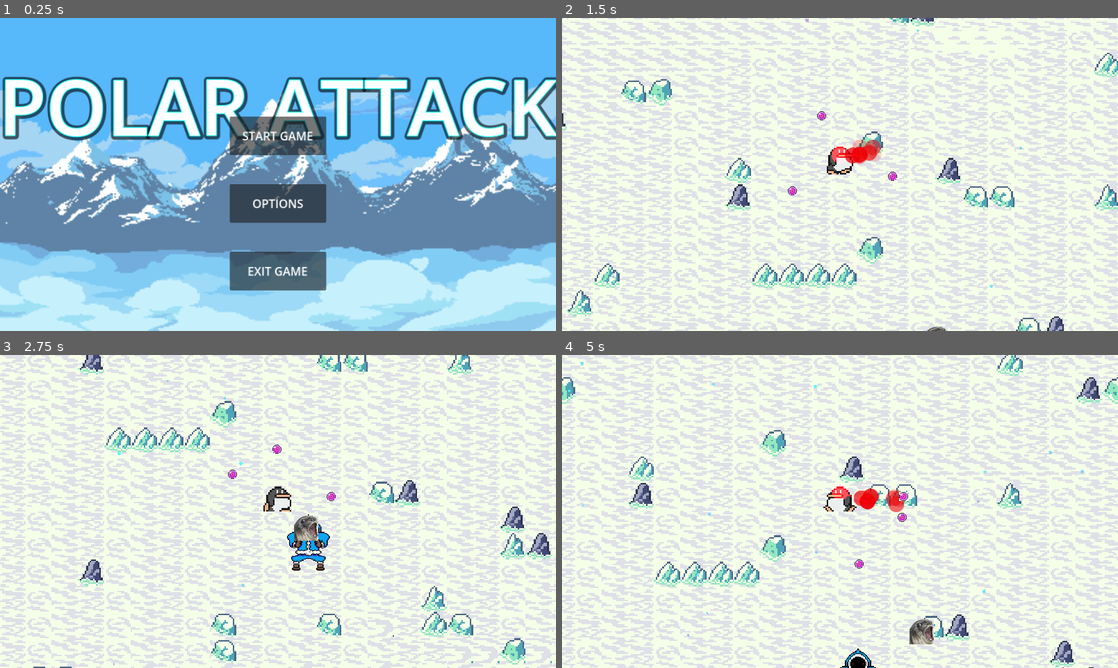
Above: before the commit, frames 1-4 (two rows, left to right).
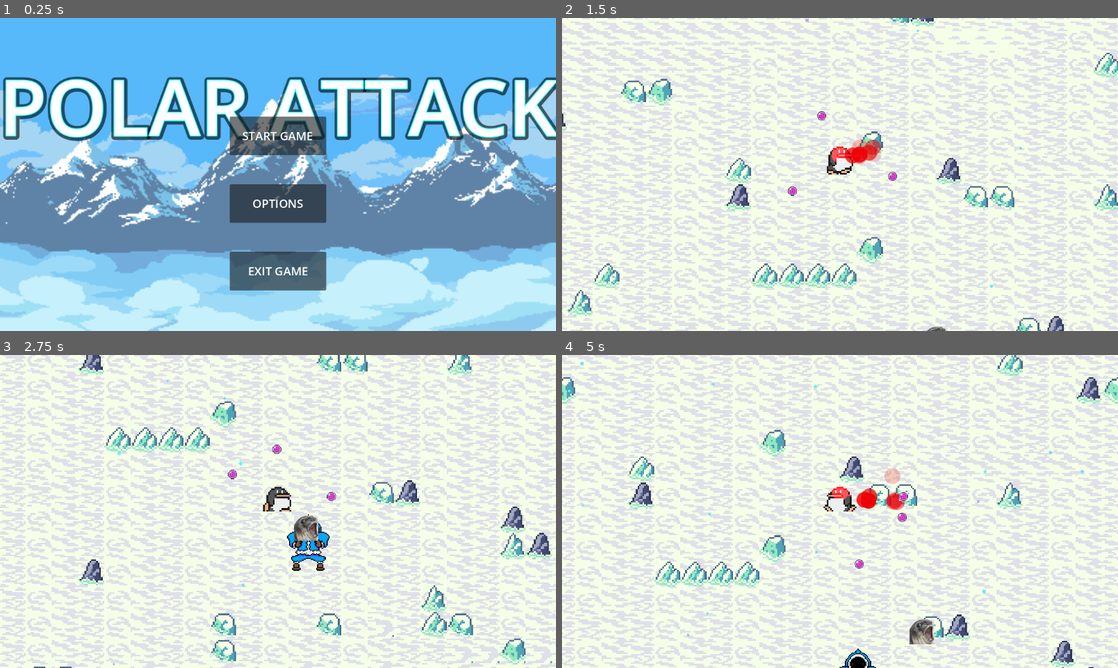
Above: after the commit, the same moments.

Repository: fossaplex/PolarAttack
Game: Godot game, scene res://Scenes/MainMenu/main_menu.tscn
Two runs of this game, one before a commit and one after it. Both use one fixed random seed, a clock stepped at 60 frames per second and the inputs below.
Inputs (mouse positions are in pixels of both pictures, inside the frame that each line leads up to):
- Up to frame 1 (0.25 s): no input
- Up to frame 2 (1.5 s): click "START GAME" at 0.5 s; tap Enter at 1.25 s; move the mouse to (962, 158) at 1.27 s; press the mouse at (962, 158) at 1.28 s; hold D (move_right) from 1.28 s (still down)
- Up to frame 3 (2.75 s): move the mouse to (166, 527) at 2.02 s; release D (move_right) at 2.03 s; release the mouse at (166, 527) at 2.03 s; hold S (move_down) from 2.03 s (still down); right-click (166, 527) at 2.1 s
- Up to frame 4 (5 s): move the mouse to (895, 442) at 2.77 s; release S (move_down) at 2.78 s; press the mouse at (895, 442) at 2.78 s; hold D (move_right) 2.78-3.53 s; move the mouse to (812, 574) at 3.52 s; release the mouse at (812, 574) at 3.53 s; hold W (move_up) 3.53-4.28 s; right-click (812, 574) at 3.6 s; click (812, 574) at 3.67 s; move the mouse to (1006, 558) at 4.27 s; press the mouse at (1006, 558) at 4.28 s; hold A (move_left) from 4.28 s (still down)

The runs differ from the first frame. In frame 1, 4.1% of the frame differs, in the area x 0-100%, y 18-83%; in frame 2, 1.8%; in frame 3, 2.1%; in frame 4, 2.1%.

Commit message:
Configured Menu Data to load on launch

Diff:
--- a/Scenes/OptionsMenu/AccessibilitySettings/subtitles_toggle_button.gd
+++ b/Scenes/OptionsMenu/AccessibilitySettings/subtitles_toggle_button.gd
@@ -6,6 +6,11 @@
 
 func _ready():
 	check_button.toggled.connect(on_subtitles_toggled)
+	load_data()
+
+func load_data() -> void:
+	check_button.button_pressed = SettingsDataContainer.get_subtitles_toggled()
+	on_subtitles_toggled(SettingsDataContainer.get_subtitles_toggled())
 
 func set_label_text(button_pressed: bool) -> void:
 	if button_pressed:
@@ -15,4 +20,4 @@
 
 func on_subtitles_toggled(button_pressed: bool) -> void:
 	set_label_text(button_pressed)
-	SettingsSignalBus.emit_on_subtitles_toggled(button_pressed)
+	SettingsSignalBus.emit_set_subtitles_toggled(button_pressed)
--- a/Scenes/OptionsMenu/AudioSettings/audio_slider_settings.gd
+++ b/Scenes/OptionsMenu/AudioSettings/audio_slider_settings.gd
@@ -11,8 +11,21 @@
 func _ready():
 	h_slider.value_changed.connect(on_value_changed)
 	get_bus_name_by_index()
+	load_data()
 	set_name_label_text()
 	set_slider_value()
+
+func load_data() -> void:
+	match bus_name:
+		"Master":
+			on_value_changed(SettingsDataContainer.get_master_sound())
+		"Music":
+			on_value_changed(SettingsDataContainer.get_music_sound())
+		"SFX":
+			on_value_changed(SettingsDataContainer.get_sfx_sound())
+		"Ambient":
+			on_value_changed(SettingsDataContainer.get_ambient_sound())
+
 
 func set_name_label_text() -> void:
 	audio_name_label.text = str(bus_name) + " Volume"
@@ -31,14 +44,12 @@
 func on_value_changed(value: float) -> void:
 	AudioServer.set_bus_volume_db(bus_index, linear_to_db(value))
 	set_audio_number_label_text()
-	print("Hit on_value_changed")
-	print(bus_index)
 	match bus_index:
 		0:
-			SettingsSignalBus.emit_on_master_sound_set(value)
+			SettingsSignalBus.emit_set_master_sound_set(value)
 		1:
-			SettingsSignalBus.emit_on_music_sound_set(value)
+			SettingsSignalBus.emit_set_music_sound_set(value)
 		2:
-			SettingsSignalBus.emit_on_sfx_sound_set(value)
+			SettingsSignalBus.emit_set_sfx_sound_set(value)
 		3:
-			SettingsSignalBus.emit_on_ambient_sound_set(value)
+			SettingsSignalBus.emit_set_ambient_sound_set(value)
--- a/Scenes/OptionsMenu/GraphicsSettings/ResolutionSettings/resolution_mode_button.gd
+++ b/Scenes/OptionsMenu/GraphicsSettings/ResolutionSettings/resolution_mode_button.gd
@@ -9,9 +9,13 @@
 }
 
 func _ready():
+	option_button.item_selected.connect(on_resolution_selected)
 	add_resolution_items()
-	option_button.item_selected.connect(on_resolution_selected)
+	load_data()
 
+func load_data() -> void:
+	on_resolution_selected(SettingsDataContainer.get_resolution_index())
+	option_button.select(SettingsDataContainer.get_resolution_index())
 func add_resolution_items() -> void:
 	for resolution_size_text in RESOLUTION_DICTIONARY:
 		option_button.add_item(resolution_size_text)
@@ -22,6 +26,6 @@
 	get_window().set_position(center_screen - window_size/2)
 
 func on_resolution_selected(index : int) -> void:
-	SettingsSignalBus.emit_on_resolution_selection_toggled(index)
+	SettingsSignalBus.emit_set_resolution_selection_toggled(index)
 	DisplayServer.window_set_size(RESOLUTION_DICTIONARY.values()[index])
 	center_window()
--- a/Scenes/OptionsMenu/GraphicsSettings/window_mode_button.gd
+++ b/Scenes/OptionsMenu/GraphicsSettings/window_mode_button.gd
@@ -13,7 +13,11 @@
 	add_window_mode_items()
 	select_current_window_mode()
 	option_button.item_selected.connect(on_window_mode_selected)
+	load_data()
 
+func load_data() -> void:
+	on_window_mode_selected(SettingsDataContainer.get_window_mode_index())
+	option_button.select(SettingsDataContainer.get_window_mode_index())
 
 func select_current_window_mode() -> void:
 	var mode = DisplayServer.window_get_mode()
@@ -37,7 +41,7 @@
 		option_button.add_item(window_mode)
 
 func on_window_mode_selected(index : int) -> void:
-	SettingsSignalBus.emit_on_window_mode_toggled(index)
+	SettingsSignalBus.emit_set_window_mode_toggled(index)
 	match index:
 		0: #Full Screen
 			DisplayServer.window_set_mode(DisplayServer.WINDOW_MODE_FULLSCREEN)
--- /dev/null
+++ b/Scenes/Resources/DefaultSettings.tres
@@ -0,0 +1,6 @@
+[gd_resource type="Resource" script_class="DefaultSettingsResource" load_steps=2 format=3 uid="uid://da1rin6bn3v7m"]
+
+[ext_resource type="Script" path="res://Scenes/Resources/SettingsResource.gd" id="1_1dvhx"]
+
+[resource]
+script = ExtResource("1_1dvhx")
--- /dev/null
+++ b/Scenes/Resources/SettingsResource.gd
@@ -0,0 +1,16 @@
+class_name DefaultSettingsResource
+extends Resource
+
+#Default Variables
+#Graphics
+const DEFAULT_WINDOW_MODE_INDEX: int = 0
+const DEFAULT_RESOLUTION_INDEX: int = 0
+
+#Volume
+const DEFAULT_MASTER_VOLUME: float = 50.0
+const DEFAULT_MUSIC_VOLUME: float = 50.0
+const DEFAULT_SFX_VOLUME: float = 50.0
+const DEFAULT_AMBIENT_VOLUME: float = 50.0
+
+#Accessibility
+const DEFAULT_SUBTITLES_SET : bool = false
--- a/autoloads/SaveManager.gd
+++ b/autoloads/SaveManager.gd
@@ -6,10 +6,25 @@
 
 func _ready():
 	SettingsSignalBus.set_settings_dictionary.connect(on_settings_save)
+	load_settings_data()
 
 func on_settings_save(data: Dictionary) -> void:
 	var save_settings_data_file = FileAccess.open(SETTINGS_SAVE_PATH, FileAccess.WRITE)
+	var json_data_string = JSON.stringify(data)
+	save_settings_data_file.store_line(json_data_string)
 
-	var json_data_string = JSON.stringify(data)
+func load_settings_data() -> void:
+	if not FileAccess.file_exists(SETTINGS_SAVE_PATH):
+		return
 
-	save_settings_data_file.store_line(json_data_string)
+	var save_settings_data_file = FileAccess.open(SETTINGS_SAVE_PATH, FileAccess.READ)
+	var loaded_data : Dictionary = {}
+
+	while save_settings_data_file.get_position() < save_settings_data_file.get_length():
+		var json_string = save_settings_data_file.get_line()
+		var json = JSON.new()
+		var _parsed_result = json.parse(json_string)
+
+		loaded_data = json.get_data()
+
+	SettingsSignalBus.emit_load_settings_data(loaded_data)
--- a/autoloads/SettingsDataContainer.gd
+++ b/autoloads/SettingsDataContainer.gd
@@ -1,5 +1,6 @@
 extends Node
 
+@onready var DEFAULT_SETTINGS : DefaultSettingsResource = preload("res://Scenes/Resources/DefaultSettings.tres")
 #Graphics
 var window_mode_index : int = 0
 var resolution_index: int = 0
@@ -12,6 +13,9 @@
 
 #Accessibility
 var subtitles_set: bool = false
+
+#Menu Save Data
+var loaded_data : Dictionary = {}
 
 func _ready():
 	handle_signals()
@@ -26,34 +30,70 @@
 		"sfx_volume": sfx_volume,
 		"ambient_volume": ambient_volume,
 		"subtitles_set": subtitles_set,
-		"move_left": InputMap.action_get_events("move_left"),
-		"move_right": InputMap.action_get_events("move_right"),
-		"move_up": InputMap.action_get_events("move_up"),
-		"move_down": InputMap.action_get_events("move_down"),
 	}
-	print(settings_container_dict)
 	return settings_container_dict
 
-func on_window_mode_selected(index: int) -> void:
+#Getters
+func get_window_mode_index() -> int:
+	if loaded_data == {}:
+		return DEFAULT_SETTINGS.DEFAULT_WINDOW_MODE_INDEX
+	return window_mode_index
+func get_resolution_index() -> int:
+	if loaded_data == {}:
+		return DEFAULT_SETTINGS.DEFAULT_RESOLUTION_INDEX
+	return resolution_index
+func get_subtitles_toggled() -> bool:
+	if loaded_data == {}:
+		return DEFAULT_SETTINGS.DEFAULT_SUBTITLES_SET
+	return subtitles_set
+func get_master_sound() -> float:
+	if loaded_data == {}:
+		return DEFAULT_SETTINGS.DEFAULT_MASTER_VOLUME
+	return master_volume
+func get_music_sound() -> float:
+	if loaded_data == {}:
+		return DEFAULT_SETTINGS.DEFAULT_MUSIC_VOLUME
+	return music_volume
+func get_sfx_sound() -> float:
+	if loaded_data == {}:
+		return DEFAULT_SETTINGS.DEFAULT_SFX_VOLUME
+	return sfx_volume
+func get_ambient_sound() -> float:
+	if loaded_data == {}:
+		return DEFAULT_SETTINGS.DEFAULT_AMBIENT_VOLUME
+	return ambient_volume
+
+func set_window_mode_selected(index: int) -> void:
 	window_mode_index = index
-func on_resolution_selected(index: int) -> void:
+func set_resolution_selected(index: int) -> void:
 	resolution_index = index
-func on_subtitles_toggled(toggled: bool) -> void:
+func set_subtitles_toggled(toggled: bool) -> void:
 	subtitles_set = toggled
-func on_master_sound_set(value: float) -> void:
+func set_master_sound_set(value: float) -> void:
 	master_volume = value
-func on_music_sound_set(value: float) -> void:
+func set_music_sound_set(value: float) -> void:
 	music_volume = value
-func on_sfx_sound_set(value: float) -> void:
+func set_sfx_sound_set(value: float) -> void:
 	sfx_volume = value
-func on_ambient_sound_set(value: float) -> void:
+func set_ambient_sound_set(value: float) -> void:
 	ambient_volume = value
 
+func on_settings_data_loaded(data: Dictionary) -> void:
+	loaded_data = data
+	set_window_mode_selected(loaded_data.window_mode_index)
+	set_resolution_selected(loaded_data.resolution_index)
+	set_subtitles_toggled(loaded_data.subtitles_set)
+	set_master_sound_set(loaded_data.master_volume)
+	set_music_sound_set(loaded_data.music_volume)
+	set_sfx_sound_set(loaded_data.sfx_volume)
+	set_ambient_sound_set(loaded_data.ambient_volume)
+
 func handle_signals() -> void:
-	SettingsSignalBus.on_window_mode_selected.connect(on_window_mode_selected)
-	SettingsSignalBus.on_resolution_selected.connect(on_resolution_selected)
-	SettingsSignalBus.on_subtitles_toggled.connect(on_subtitles_toggled)
-	SettingsSignalBus.on_master_sound_set.connect(on_master_sound_set)
-	SettingsSignalBus.on_music_sound_set.connect(on_music_sound_set)
-	SettingsSignalBus.on_sfx_sound_set.connect(on_sfx_sound_set)
-	SettingsSignalBus.on_ambient_sound_set.connect(on_ambient_sound_set)
+	SettingsSignalBus.set_window_mode_selected.connect(set_window_mode_selected)
+	SettingsSignalBus.set_resolution_selected.connect(set_resolution_selected)
+	SettingsSignalBus.set_subtitles_toggled.connect(set_subtitles_toggled)
+	SettingsSignalBus.set_master_sound_set.connect(set_master_sound_set)
+	SettingsSignalBus.set_music_sound_set.connect(set_music_sound_set)
+	SettingsSignalBus.set_sfx_sound_set.connect(set_sfx_sound_set)
+	SettingsSignalBus.set_ambient_sound_set.connect(set_ambient_sound_set)
+	SettingsSignalBus.load_settings_data.connect(on_settings_data_loaded)
--- a/autoloads/SettingsSignalBus.gd
+++ b/autoloads/SettingsSignalBus.gd
@@ -1,33 +1,37 @@
 extends Node
 
-signal on_subtitles_toggled(value: bool)
+signal set_subtitles_toggled(value: bool)
 
-signal on_window_mode_selected(index: int)
-signal on_resolution_selected(index: int)
+signal set_window_mode_selected(index: int)
+signal set_resolution_selected(index: int)
 
-signal on_master_sound_set(value: float)
-signal on_music_sound_set(value: float)
-signal on_sfx_sound_set(value: float)
-signal on_ambient_sound_set(value: float)
+signal set_master_sound_set(value: float)
+signal set_music_sound_set(value: float)
+signal set_sfx_sound_set(value: float)
+signal set_ambient_sound_set(value: float)
 
 signal set_settings_dictionary(settings_dict : Dictionary)
 
+signal load_settings_data(settings_dict : Dictionary)
+
+func emit_load_settings_data(settings_dict: Dictionary) -> void:
+	load_settings_data.emit(settings_dict)
 func emit_set_settings_dictionary(settings_dict: Dictionary) -> void:
 	set_settings_dictionary.emit(settings_dict)
 
-func emit_on_subtitles_toggled(value: bool) -> void:
-	on_subtitles_toggled.emit(value)
+func emit_set_subtitles_toggled(value: bool) -> void:
+	set_subtitles_toggled.emit(value)
 
-func emit_on_window_mode_toggled(index: int) -> void:
-	on_window_mode_selected.emit(index)
-func emit_on_resolution_selection_toggled(index: int) -> void:
-	on_resolution_selected.emit(index)
+func emit_set_window_mode_toggled(index: int) -> void:
+	set_window_mode_selected.emit(index)
+func emit_set_resolution_selection_toggled(index: int) -> void:
+	set_resolution_selected.emit(index)
 
-func emit_on_master_sound_set(value: float) -> void:
-	on_master_sound_set.emit(value)
-func emit_on_music_sound_set(value: float) -> void:
-	on_music_sound_set.emit(value)
-func emit_on_sfx_sound_set(value: float) -> void:
-	on_sfx_sound_set.emit(value)
-func emit_on_ambient_sound_set(value: float) -> void:
-	on_ambient_sound_set.emit(value)
+func emit_set_master_sound_set(value: float) -> void:
+	set_master_sound_set.emit(value)
+func emit_set_music_sound_set(value: float) -> void:
+	set_music_sound_set.emit(value)
+func emit_set_sfx_sound_set(value: float) -> void:
+	set_sfx_sound_set.emit(value)
+func emit_set_ambient_sound_set(value: float) -> void:
+	set_ambient_sound_set.emit(value)
